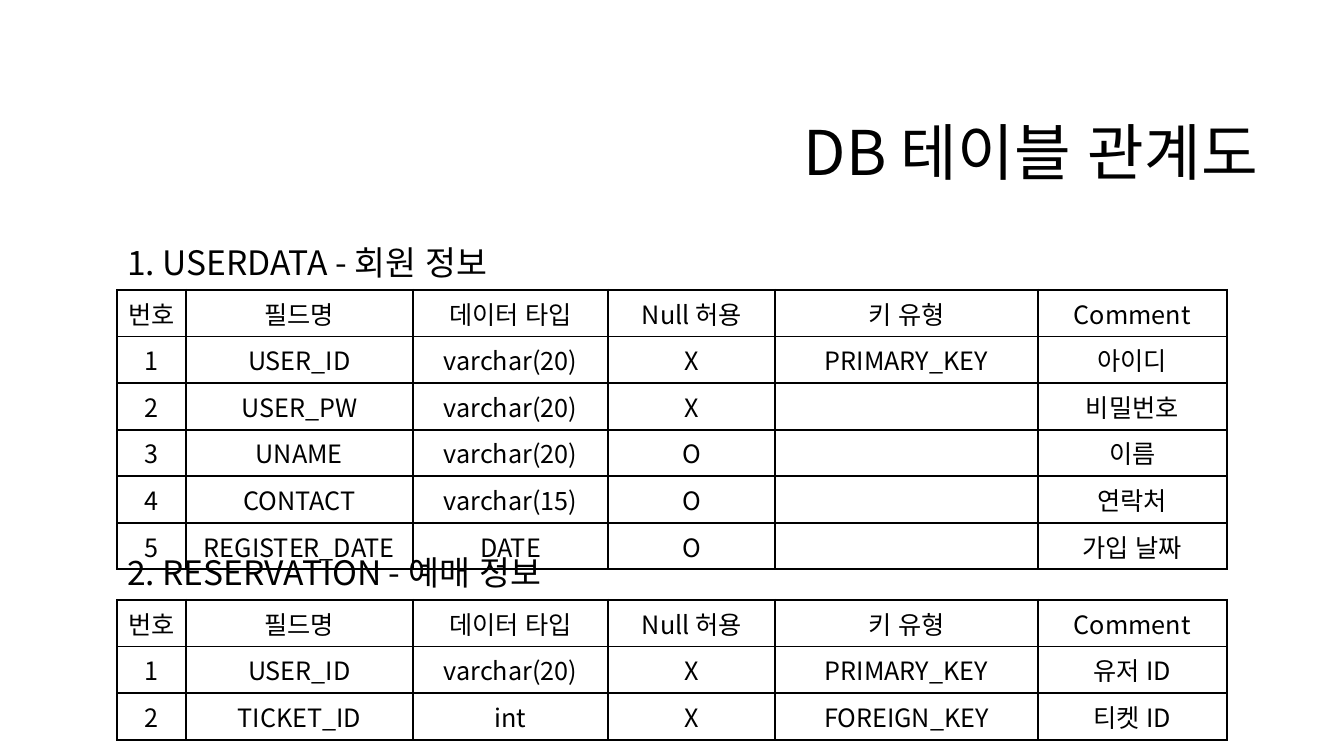
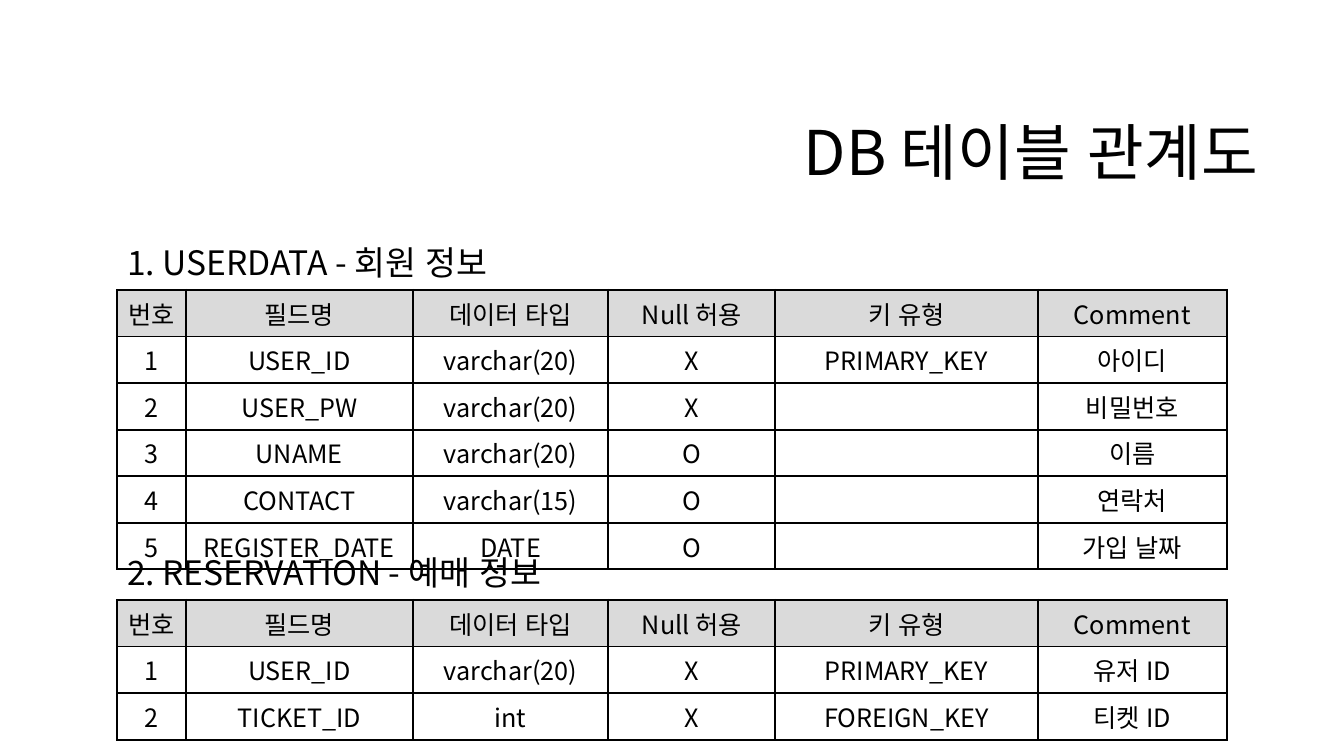
Before and after one commit to eeeeyeot/JAVATrainTicketing, a slide deck: slide 7 of 작업한 내용/기차 예매 프로그램 최종 발표.pptx. Drawn at 1344x756 pixels with LibreOffice and Linux fonts; fonts in the diff are those of the drawing; background and template pictures are left out. Boxes give left, top, right and bottom in pixels: in the first picture for what was removed or moved away, otherwise in the second. Text is boxed around its words. In the diff, an @@ line names an element or a change of style, - is before the commit and + after.

```diff
--- a/작업한 내용/기차 예매 프로그램 최종 발표.pptx
+++ b/작업한 내용/기차 예매 프로그램 최종 발표.pptx
@@ table at (x1=117, y1=290, x2=1226, y2=567) @@
@@ fill #FFFFFF to #DADADA in row 1 @@
@@ table at (x1=117, y1=600, x2=1226, y2=735) @@
@@ fill #FFFFFF to #DADADA in row 1 @@
```
Also in this commit, not shown: 6 other slides changed, 1 slide added, 1 slide removed, 22 other files.
